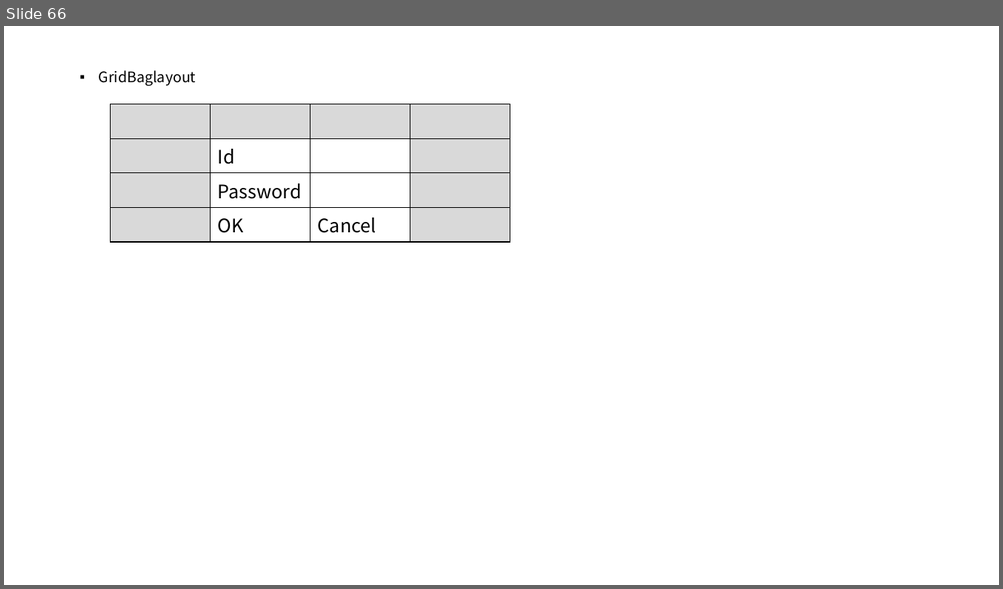
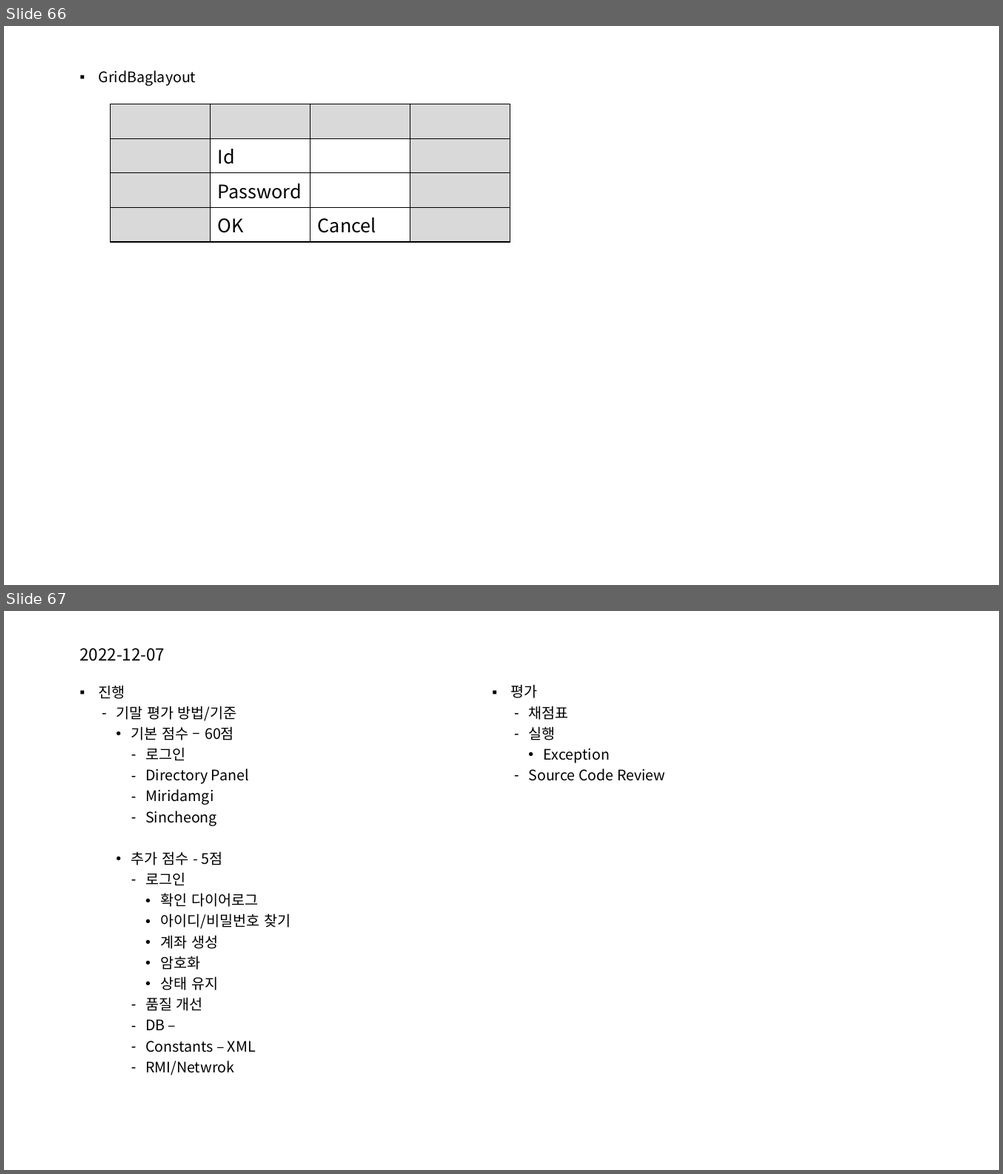
Before and after one commit to mjuclass/202202, a slide deck: SugangSincheong-B/객체지향프로그래밍-B.pptx. Shown one above the other, each under a label of ours: slide 66 before the commit, slides 66 and 67 after it. The pictures are 1003x589 and 1003x1174 pixels, drawn with LibreOffice and Linux fonts; fonts in the diff are those of the drawing. Boxes give left, top, right and bottom in pixels: in the first picture for what was removed or moved away, otherwise in the second. Text is boxed around its words. In the diff, an @@ line names an element or a change of style, - is before the commit and + after.

```diff
--- a/SugangSincheong-B/객체지향프로그래밍-B.pptx
+++ b/SugangSincheong-B/객체지향프로그래밍-B.pptx
@@ slide 67 added at (4,611,999,1170), background #FFFFFF @@
@@ title added at (79,648,165,661), 16 pt, text #000000 @@
+2022-12-07
@@ text added at (99,685,290,1076), 14 pt, text #000000 @@
+▪ 진행
+  – 기말 평가 방법/기준
+    • 기본 점수 – 60점
+      – 로그인
+      – Directory Panel
+      – Miridamgi
+      – Sincheong
+    • 추가 점수 - 5점
+      – 로그인
+        • 확인 다이어로그
+        • 아이디/비밀번호 찾기
+        • 계좌 생성
+        • 암호화
+        • 상태 유지
+      – 품질 개선
+      – DB –
+      – Constants – XML
+      – RMI/Netwrok
@@ text added at (511,684,666,781), 14 pt, text #000000 @@
+▪ 평가
+  – 채점표
+  – 실행
+    • Exception
+  – Source Code Review
```
Also in this commit, not shown: 13 other files.
